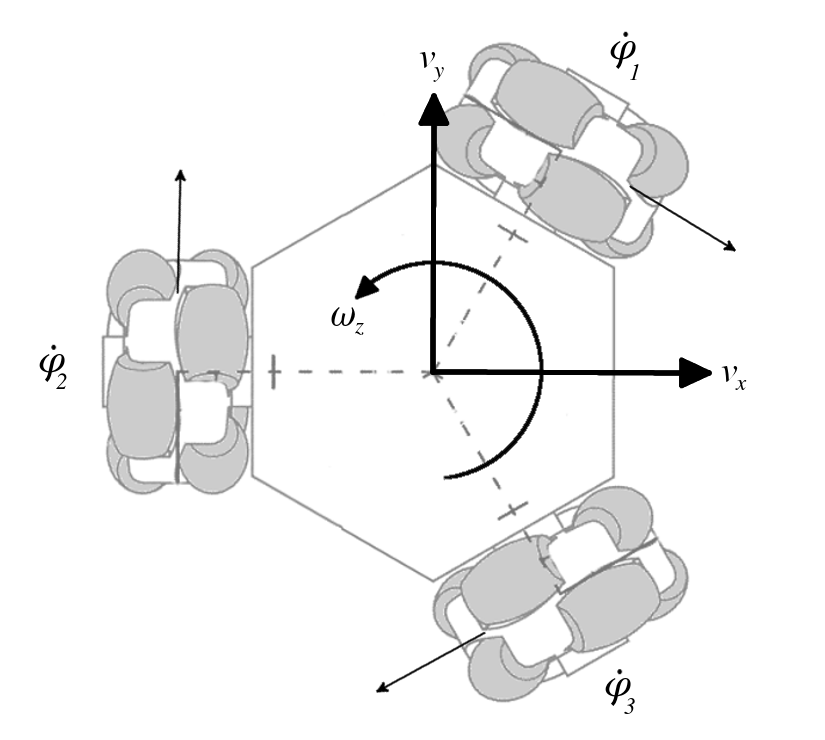
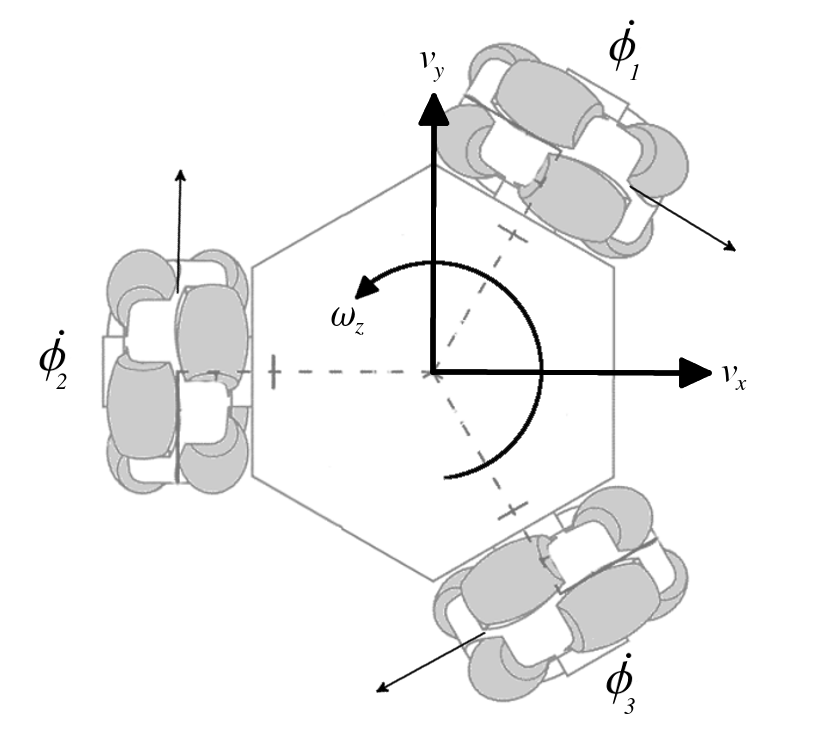
Revision of a layered w=825, h=740 image; what changed, layer by layer:
painted on "setas rodas" over (39, 19, 640, 713)
painted on "φ #2" over (609, 30, 636, 69)
